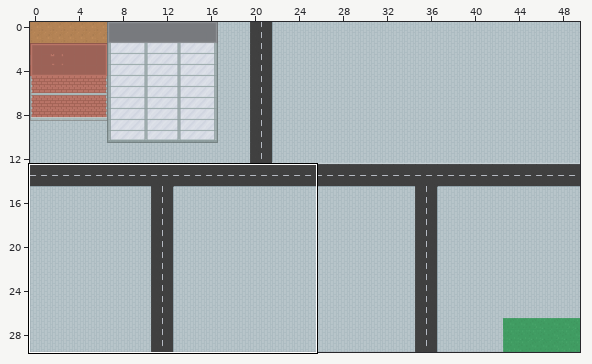
One commit to this Tiled map: assets/map/city.tmx. Above: a wide view before the commit, with the close-up outlined.
Close-up. Before the commit:
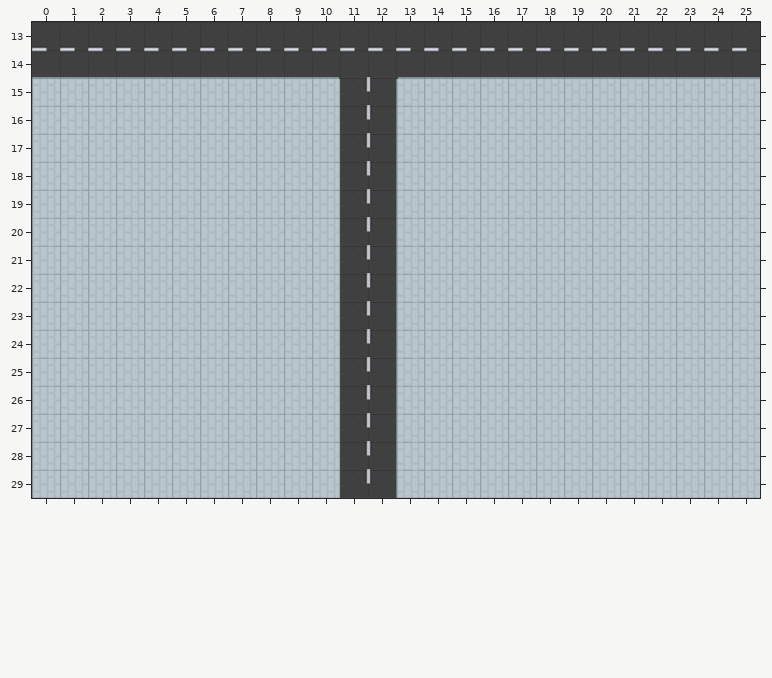
Cells are 61x61 px. Shown: x 0..25, y 13..29. The commit also changed other parts of the map, which this record leaves out.
After:
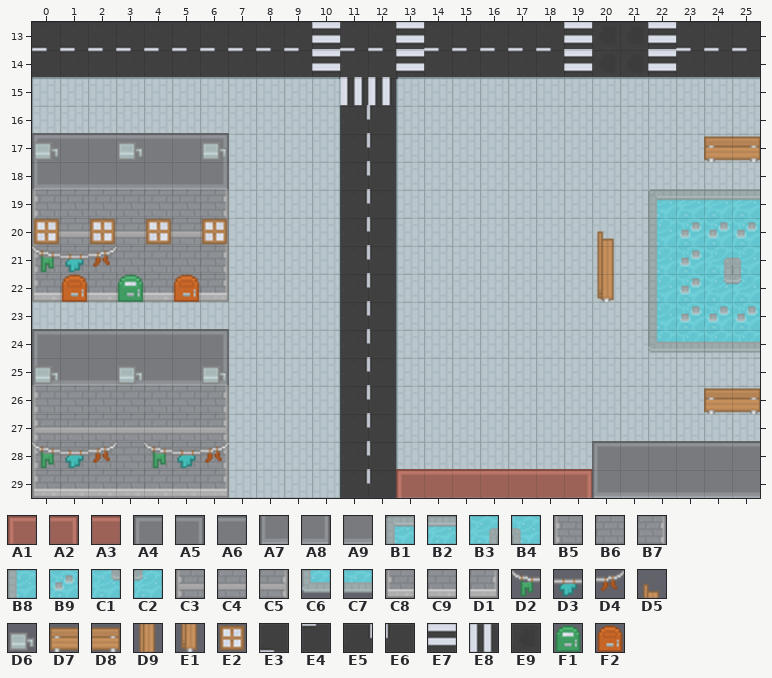
Key: from "roguelikeCity_magenta": A1 0, A2 1, A3 2, A4 8, A5 9, A6 10, A7 45, A8 46, A9 47, B1 174, B2 175, B3 177, B4 178, B5 190, B6 191, B7 192, B8 211, B9 212, C1 214, C2 215, C3 227, C4 228, C5 229, C6 248, C7 249, C8 301, C9 302, D1 303, D2 485, D3 486, D4 487, D5 537, D6 546, D7 572, D8 573, D9 574, E1 611, E2 619, E3 713, E4 750, E5 786, E6 787, E7 823, E8 826, E9 898, F1 986, F2 988.
__ is an empty cell.
Tiles of an added or newly shown layer are drawn over the layers below it.
What changed:
{"where": "layer \"ground\""}
{"y":13,"x":10,"old":"E3","new":"E7"}
{"y":13,"x":13,"old":"E3","new":"E7"}
{"y":13,"x":19,"old":"E3 E3 E3 E3","new":"E7 E9 E9 E7"}
{"y":14,"x":10,"old":"E4","new":"E7"}
{"y":14,"x":13,"old":"E4","new":"E7"}
{"y":14,"x":19,"old":"E4 E4 E4 E4","new":"E7 E9 E9 E7"}
{"y":15,"x":11,"old":"E5 E6","new":"E8 E8"}
{"where": "layer \"buildings\""}
{"y":17,"x":0,"old":"__ __ __ __ __ __ __","new":"A4 A6 A6 A6 A6 A6 A5"}
{"y":18,"x":0,"old":"__ __ __ __ __ __ __","new":"A7 A9 A9 A9 A9 A9 A8"}
{"y":19,"x":0,"old":"__ __ __ __ __ __ __","new":"B5 B6 B6 B6 B6 B6 B7"}
{"y":20,"x":0,"old":"__ __ __ __ __ __ __","new":"C3 C4 C4 C4 C4 C4 C5"}
{"y":21,"x":0,"old":"__ __ __ __ __ __ __","new":"B5 B6 B6 B6 B6 B6 B7"}
{"y":22,"x":0,"old":"__ __ __ __ __ __ __","new":"C8 C9 C9 C9 C9 C9 D1"}
{"y":24,"x":0,"old":"__ __ __ __ __ __ __","new":"A4 A6 A6 A6 A6 A6 A5"}
{"y":25,"x":0,"old":"__ __ __ __ __ __ __","new":"A7 A9 A9 A9 A9 A9 A8"}
{"y":26,"x":0,"old":"__ __ __ __ __ __ __","new":"B5 B6 B6 B6 B6 B6 B7"}
{"y":27,"x":0,"old":"__ __ __ __ __ __ __","new":"C3 C4 C4 C4 C4 C4 C5"}
{"y":28,"x":0,"old":"__ __ __ __ __ __ __","new":"B5 B6 B6 B6 B6 B6 B7"}
{"y":28,"x":20,"old":"__ __ __ __ __ __","new":"A4 A6 A6 A6 A6 A6"}
{"y":29,"x":0,"old":"__ __ __ __ __ __ __","new":"C8 C9 C9 C9 C9 C9 D1"}
{"y":29,"x":13,"old":"__ __ __ __ __ __ __ __ __ __ __ __ __","new":"A1 A3 A3 A3 A3 A3 A2 A7 A9 A9 A9 A9 A9"}
{"where": "layer \"decorations\" (added)"}
{"y":17,"x":0,"old":"__","new":"D6"}
{"y":17,"x":3,"old":"__","new":"D6"}
{"y":17,"x":6,"old":"__","new":"D6"}
{"y":20,"x":0,"old":"__","new":"E2"}
{"y":20,"x":2,"old":"__","new":"E2"}
{"y":20,"x":4,"old":"__","new":"E2"}
{"y":20,"x":6,"old":"__","new":"E2"}
{"y":21,"x":0,"old":"__ __ __","new":"D2 D3 D4"}
{"y":22,"x":1,"old":"__","new":"F2"}
{"y":22,"x":3,"old":"__","new":"F1"}
{"y":22,"x":5,"old":"__","new":"F2"}
{"y":25,"x":0,"old":"__","new":"D6"}
{"y":25,"x":3,"old":"__","new":"D6"}
{"y":25,"x":6,"old":"__","new":"D6"}
{"y":28,"x":0,"old":"__ __ __","new":"D2 D3 D4"}
{"y":28,"x":4,"old":"__ __ __","new":"D2 D3 D4"}
{"where": "layer \"top_layer_decorations\" (added)"}
{"y":17,"x":24,"old":"__ __","new":"D7 D8"}
{"y":19,"x":22,"old":"__ __ __ __","new":"B1 B2 B2 B2"}
{"y":20,"x":20,"old":"__","new":"D5"}
{"y":20,"x":22,"old":"__ __ __ __","new":"B8 B9 B9 B9"}
{"y":21,"x":20,"old":"__","new":"D9"}
{"y":21,"x":22,"old":"__ __ __ __","new":"B8 B9 B3 B4"}
{"y":22,"x":20,"old":"__","new":"E1"}
{"y":22,"x":22,"old":"__ __ __ __","new":"B8 B9 C1 C2"}
{"y":23,"x":22,"old":"__ __ __ __","new":"B8 B9 B9 B9"}
{"y":24,"x":22,"old":"__ __ __ __","new":"C6 C7 C7 C7"}
{"y":26,"x":24,"old":"__ __","new":"D7 D8"}
